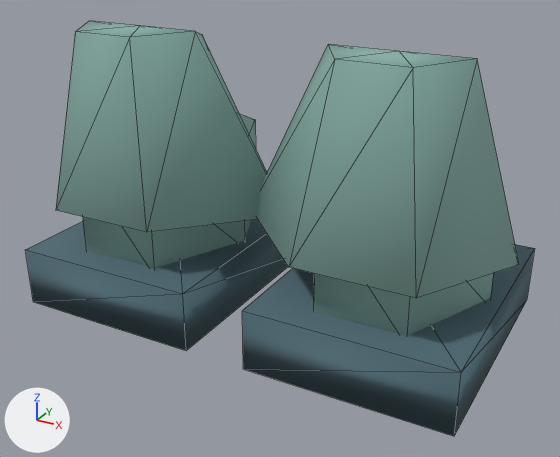
An edit to the glTF model public/assets/island/characters/wear/shoes_rain_low.glb, drawn before and after from the same camera.
Before and after are seen from a 50 mm lens placed at (0.429, -0.715, 0.497), pointed at (0.011, 0.044, 0.118). Lighting does not change. The marker at lower left points along +X, +Y and +Z. The first picture is the older version. Mesh edges are drawn as thin lines.

In view in the first picture: 'BakedF1'.
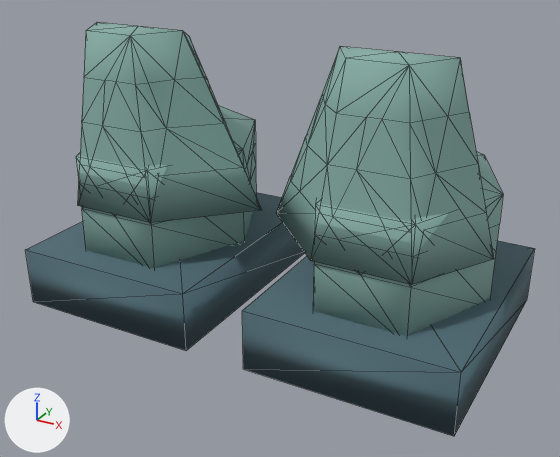
Pixel boxes (x1, y1, x2, y2) of what changed, in the pictures (560 x 457 px):
'BakedF1', reshaped: before (26, 21, 534, 436); after (26, 22, 534, 436)
part 1 of me_mesh_0, rebuilt (17% narrower): before (258, 44, 519, 298); after (277, 46, 494, 285)
part 2 of me_mesh_0, rebuilt: before (56, 21, 267, 232); after (78, 22, 262, 223)
part 3 of me_mesh_0, cut back: before (83, 113, 493, 336); after (76, 105, 503, 336)

The change in detail:
me_mesh_0 is used by ob_bakedf1; location (0.0, 0.0, 0.0).
me_mesh_0 had 72 vertices, 120 faces and spanned x -0.298..0.298, y -0.091..0.223, z 0.0..0.35.
me_mesh_0 now has 240 vertices, 456 faces and spans x -0.281..0.281, y -0.091..0.223, z 0.0..0.35.
me_mesh_0 part 1: the loose piece of 14 vertices spanning x -0.026..0.298, y -0.083..0.156, z 0.14..0.35 is rebuilt with 62 vertices and now spans x 0.01..0.271, y -0.059..0.134, z 0.14..0.35.
me_mesh_0 part 2: the loose piece of 14 vertices spanning x -0.298..0.026, y -0.083..0.156, z 0.14..0.35 is rebuilt with 62 vertices and now spans x -0.271..-0.01, y -0.059..0.134, z 0.14..0.35.
Part 3, on me_mesh_0:
36 faces are deleted.
30 vertices are added at x -0.253..0.253, y -0.055..0.187, z 0.169..0.236.
12 new vertices lie (0.0, 0.0, -0.033) away from vertices in x -0.267..0.267, y -0.055..0.187, z 0.202.
12 new vertices lie (0.0, 0.0, -0.034) away from vertices in x -0.267..0.267, y -0.055..0.187, z 0.169.
6 new vertices lie (0.053, 0.0, 0.0) away from vertices in x -0.213..0.107, y -0.055..0.187, z 0.135..0.169.
6 new vertices lie (0.027, 0.061, 0.0) away from vertices in x -0.267..0.213, y -0.055..0.066, z 0.135..0.169.
6 new vertices lie (-0.027, 0.061, 0.0) away from vertices in x -0.213..0.267, y -0.055..0.066, z 0.135..0.169.
180 new faces join them, mat_main.
